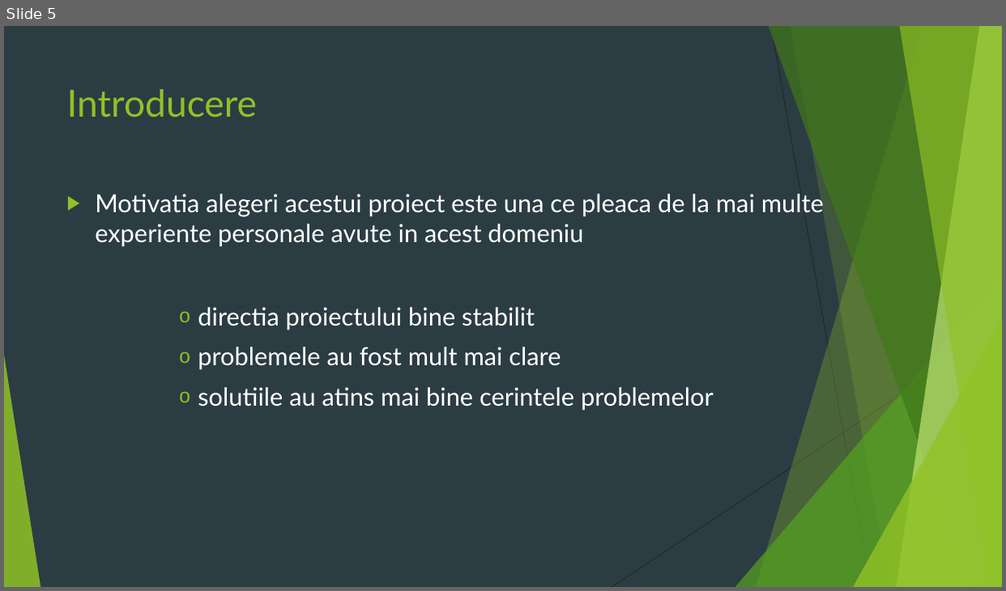
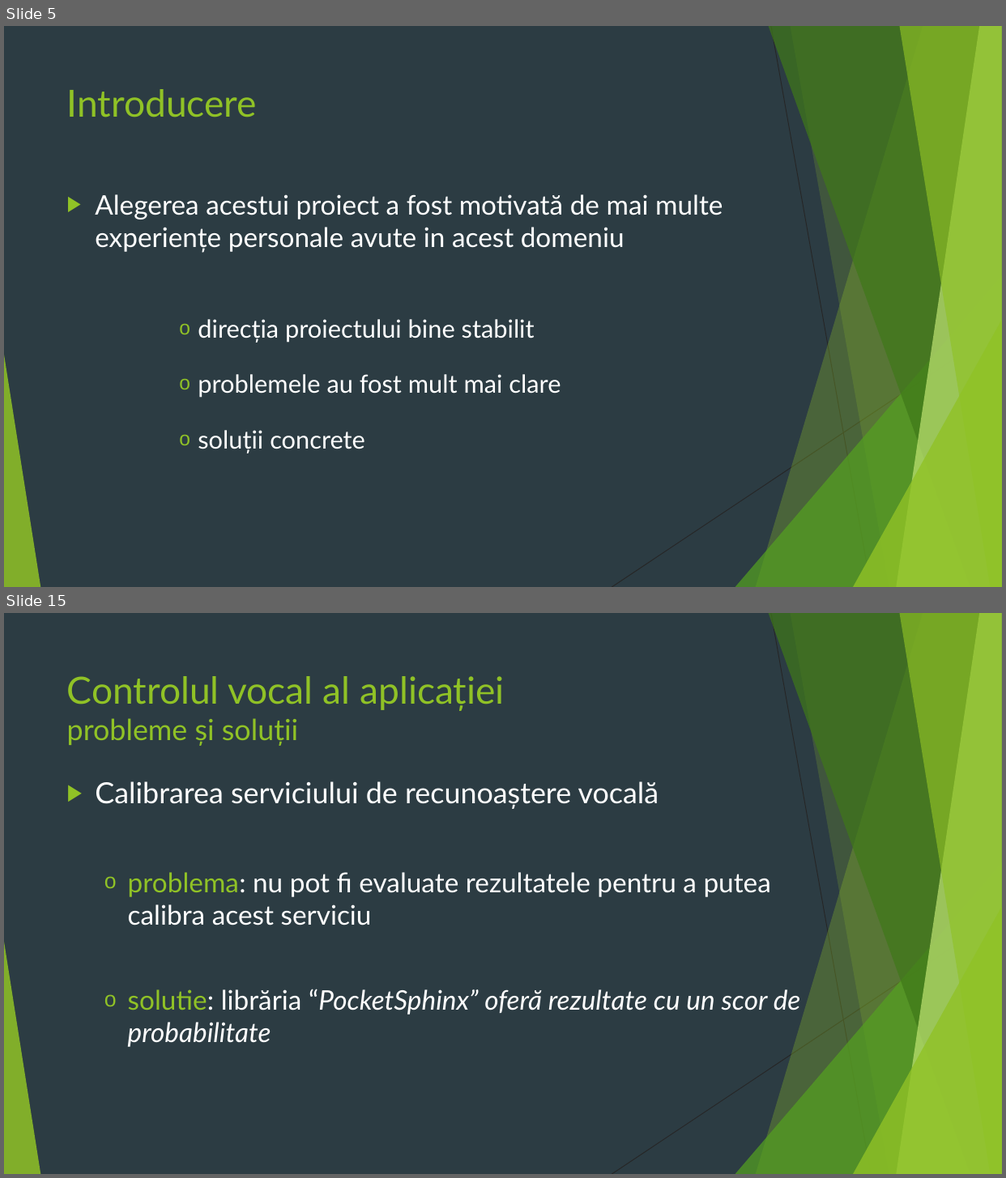
Before and after one commit to Samiicu/lucrareLicentaInformatica2020, a slide deck: Licenta2020BocicuSamuelEmanuel/prezentareLicenta.pptx. Shown one above the other, each under a label of ours: slide 5 before the commit, slides 5 and 15 after it; the slides between them are not shown. The pictures are 1006x591 and 1006x1178 pixels, drawn with LibreOffice and Linux fonts; fonts in the diff are those of the drawing. Boxes give left, top, right and bottom in pixels: in the first picture for what was removed or moved away, otherwise in the second. Text is boxed around its words. In the diff, an @@ line names an element or a change of style, - is before the commit and + after.

```diff
--- a/Licenta2020BocicuSamuelEmanuel/prezentareLicenta.pptx
+++ b/Licenta2020BocicuSamuelEmanuel/prezentareLicenta.pptx
@@ slide 15 added at bbox=[4, 613, 1002, 1174], background #2C3C43; not listed: 10 template elements that a slide beside it also shows @@
@@ title added at bbox=[67, 676, 505, 746], 36 pt, text #90C226 @@
+Controlul vocal al aplicației
+probleme și soluții
@@ text added at bbox=[95, 781, 801, 1047], 26 pt, text #FFFFFF @@
+▶ Calibrarea serviciului de recunoaștere vocală
+  o problema: nu pot fi evaluate rezultatele pentru a putea calibra acest serviciu
+  o solutie: librăria “PocketSphinx” oferă rezultate cu un scor de probabilitate
@@ slide 5 changed as well @@
@@ text at bbox=[95, 194, 722, 343]: text changed; size 24 to 26 pt @@
-▶ Motivatia alegeri acestui proiect este una ce pleaca de la mai multe experiente personale avute in acest domeniu
-      o directia proiectului bine stabilit
+▶ Alegerea acestui proiect a fost motivată de mai multe experiențe personale avute in acest domeniu
+      o direcția proiectului bine stabilit
@@ text at bbox=[198, 374, 560, 398]: line spacing 1 to 1.5 @@
@@ text at bbox=[198, 430, 365, 454]: text changed @@
-      o solutiile au atins mai bine cerintele problemelor
+      o soluții concrete
```
Also in this commit, not shown: 9 other slides changed, 22 other slides added, 1 slide removed.
